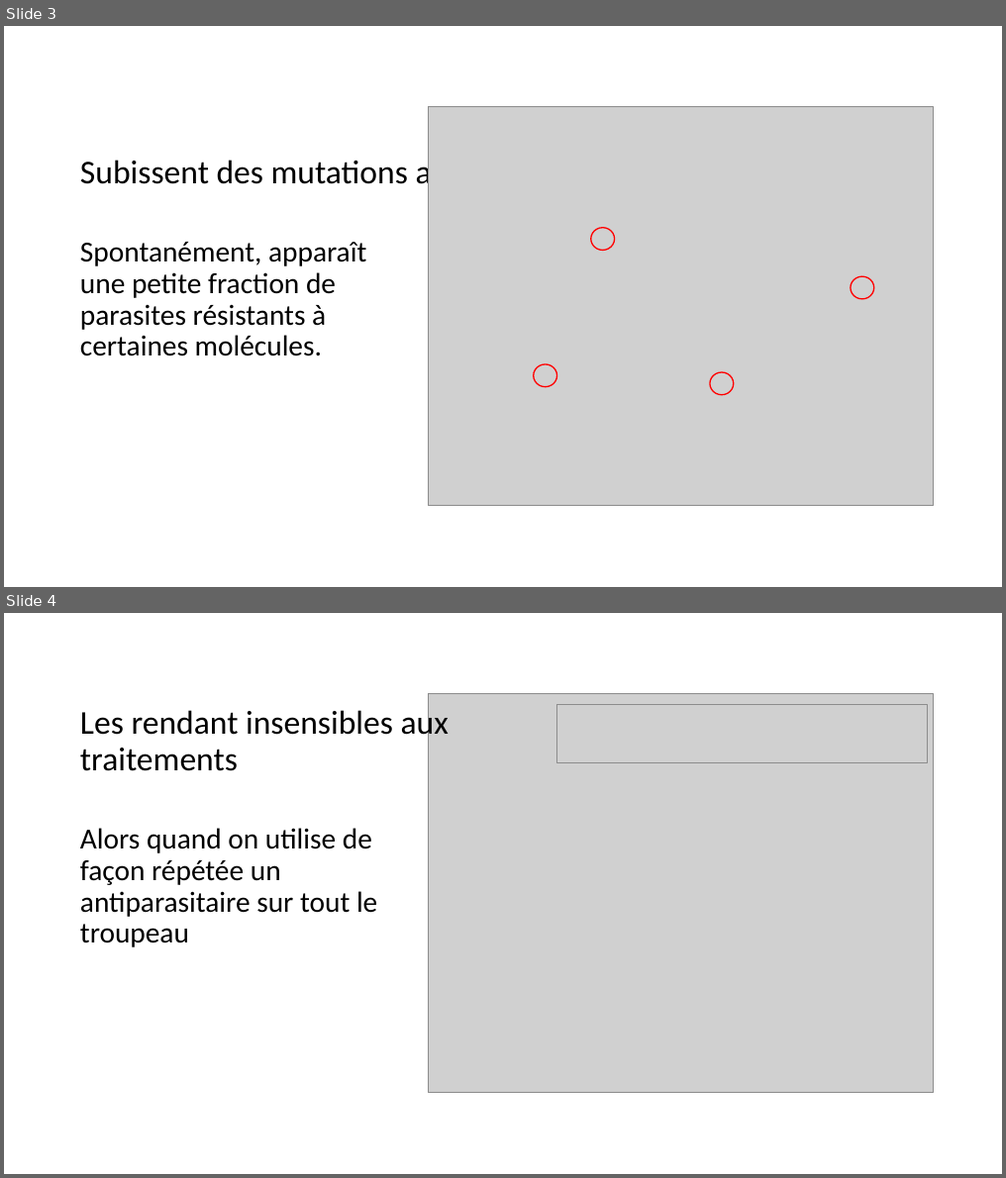
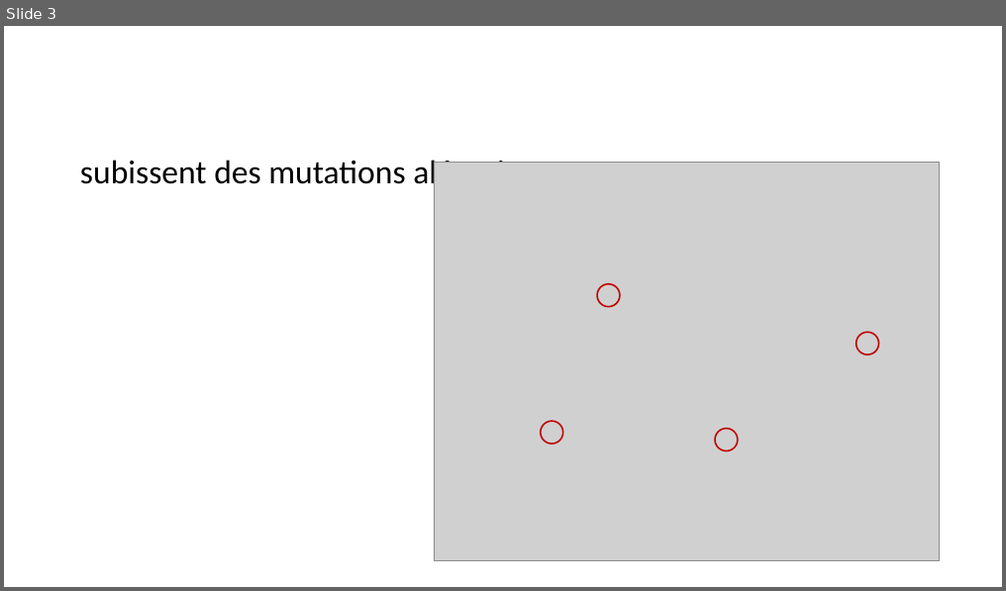
Before and after one commit to michelange2008/parasitlab, a slide deck: storage/app/public/img/resist/Resistance.pptx. Shown one above the other, each under a label of ours: slides 3 and 4 before the commit, slide 3 after it. The pictures are 1006x1178 and 1006x591 pixels, drawn with LibreOffice and Linux fonts; fonts in the diff are those of the drawing; grey boxes stand for pictures. Boxes give left, top, right and bottom in pixels: in the first picture for what was removed or moved away, otherwise in the second. Text is boxed around its words. In the diff, an @@ line names an element or a change of style, - is before the commit and + after.

```diff
--- a/storage/app/public/img/resist/Resistance.pptx
+++ b/storage/app/public/img/resist/Resistance.pptx
@@ slide 4 removed at <box>4,613,1002,1174</box>, background #FFFFFF @@
@@ picture removed at <box>429,694,934,1093</box> @@
@@ title removed at <box>80,707,449,771</box> @@
-Les rendant insensibles aux traitements
@@ picture removed at <box>557,704,927,762</box> @@
@@ text removed at <box>80,828,377,948</box> @@
-Alors quand on utilise de façon répétée un antiparasitaire sur tout le troupeau
@@ slide 3 changed as well @@
@@ title at <box>80,156,546,191</box>: text changed @@
-Subissent des mutations aléatoires
+subissent des mutations aléatoires
@@ text removed at <box>80,242,366,357</box> @@
-Spontanément, apparaît une petite fraction de parasites résistants à certaines molécules.
@@ ellipse: place and size @@
-ellipse at <box>591,227,615,250</box>
+ellipse at <box>597,284,620,307</box>
@@ 3 ellipses, 1 picture: place and size @@
-3 ellipses, 1 picture at <box>429,107,934,506</box>
+3 ellipses, 1 picture at <box>434,163,939,562</box>
@@ outline #FF0000 1.25 pt to #C00000 1.5 pt in 4 elements at <box>856,332,879,355</box>, <box>715,429,738,452</box>, <box>597,284,620,307</box>, <box>541,421,563,444</box> @@
```
Also in this commit, not shown: 3 other slides changed, 13 slides added, 2 other slides removed, 12 other files.
